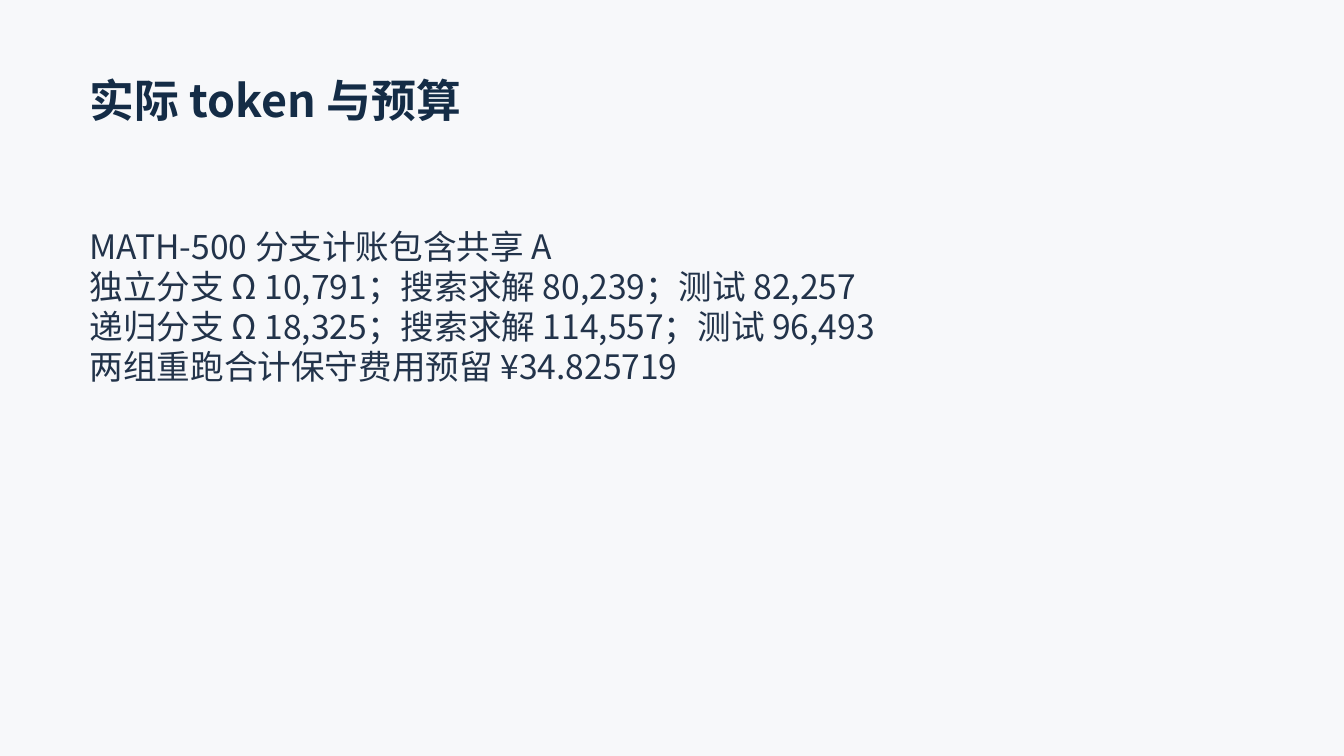
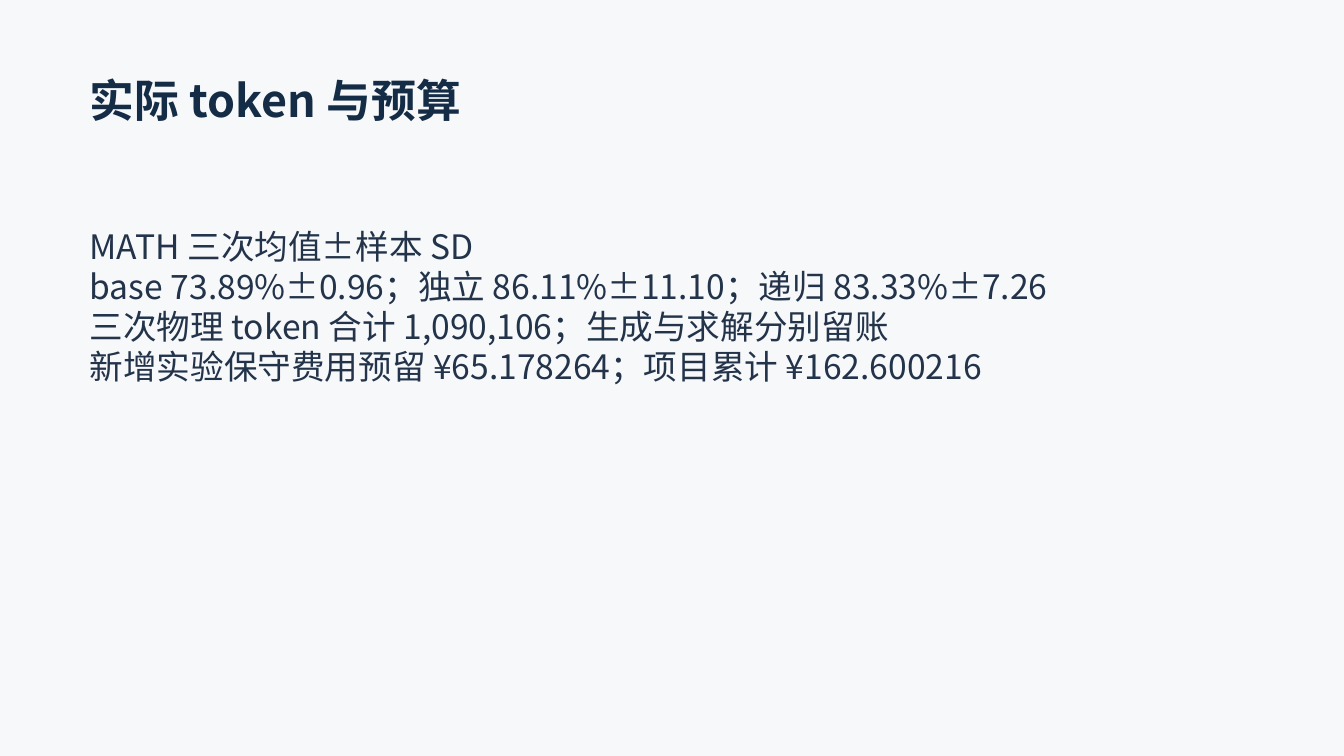
Before and after one commit to xiaolizi33/AlphaDiana, a slide deck: slide 11 of reproduction/presentation/MetaN_18min.pptx. Drawn at 1344x756 pixels with LibreOffice and Linux fonts; fonts in the diff are those of the drawing. Boxes give left, top, right and bottom in pixels: in the first picture for what was removed or moved away, otherwise in the second. Text is boxed around its words. In the diff, an @@ line names an element or a change of style, - is before the commit and + after.

```diff
--- a/reproduction/presentation/MetaN_18min.pptx
+++ b/reproduction/presentation/MetaN_18min.pptx
@@ text at box(90, 230, 1048, 384): text changed @@
-MATH-500 分支计账包含共享 A
-独立分支 Ω 10,791；搜索求解 80,239；测试 82,257
-递归分支 Ω 18,325；搜索求解 114,557；测试 96,493
-两组重跑合计保守费用预留 ¥34.825719
+MATH 三次均值±样本 SD
+base 73.89%±0.96；独立 86.11%±11.10；递归 83.33%±7.26
+三次物理 token 合计 1,090,106；生成与求解分别留账
+新增实验保守费用预留 ¥65.178264；项目累计 ¥162.600216
```
Also in this commit, not shown: 5 other slides changed, 17 other files.
